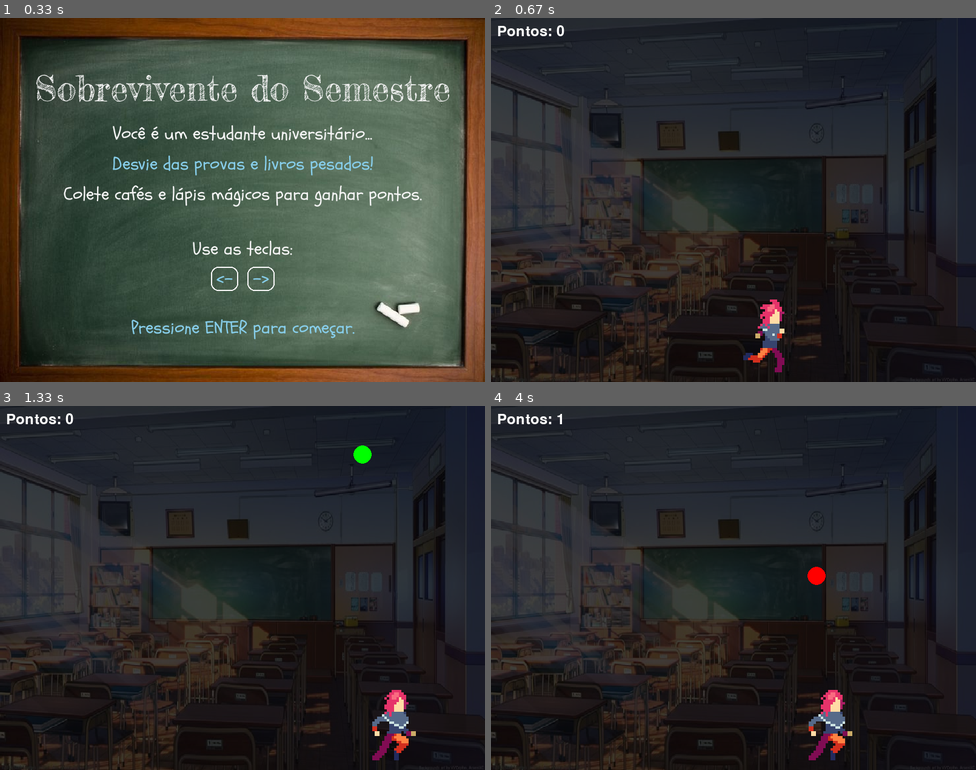
Above: before the commit, frames 1-4 (two rows, left to right).
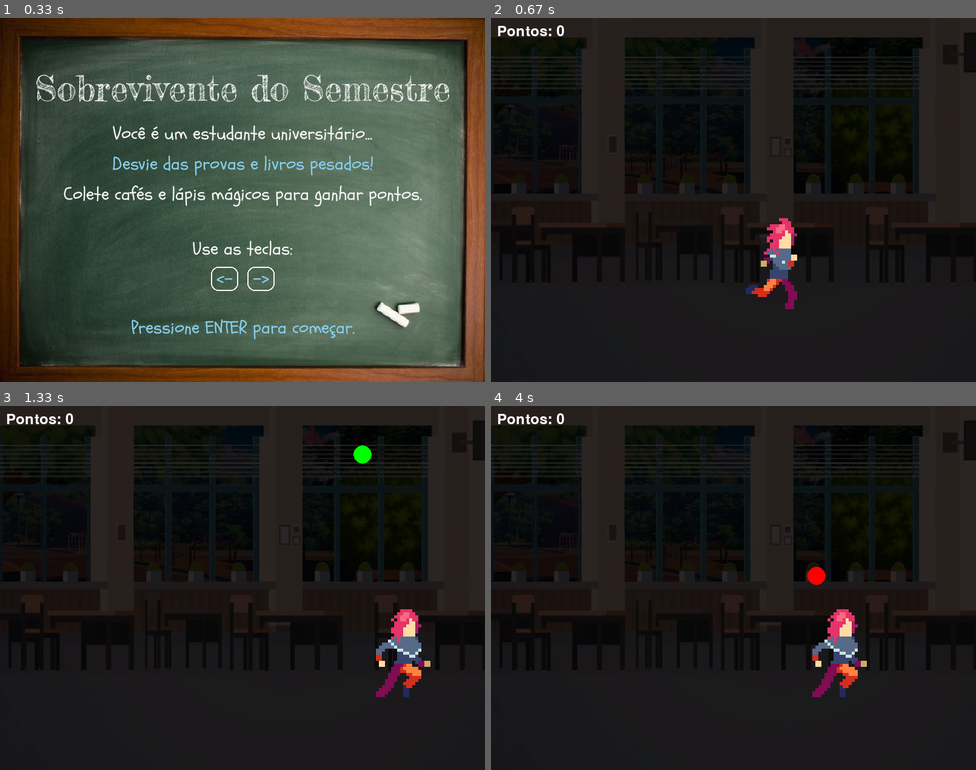
Above: after the commit, the same moments.

Repository: biaTrivillin/sobrevivente-do-semestre
Game: pygame game, started from main.py
The game is run twice, just before and just after one commit, with the same random seed, the same clock (stepped at 60 frames per second) and the same inputs.
Inputs:
- Up to frame 1 (0.33 s): no input
- Up to frame 2 (0.67 s): tap Enter at 0.33 s
- Up to frame 3 (1.33 s): hold Right 0.67-1.13 s; hold Right from 1.17 s (still down)
- Up to frame 4 (4 s): release Right at 1.63 s; hold Left 1.67-2.2 s; hold Left 2.23-2.63 s; hold Right 2.67-3.3 s; hold Left 3.33-3.8 s; hold Right from 3.83 s (still down)

Frame 1 is identical in both runs. In frame 2, 40% of the frame differs, in the area x 0-100%, y 0-100%; in frame 3, 40%; in frame 4, 40%.

Commit message:
alterando fundo do jogo

Diff:
--- a/tela_jogo.py
+++ b/tela_jogo.py
@@ -45,7 +45,7 @@
     animacao_list_esquerda = []
     animacao_steps = 6
     for x in range(animacao_steps):
-        img = jogador.get_image(x, 24, 48, 4, BLACK_BG)
+        img = jogador.get_image(x, 24, 48, 5, BLACK_BG)
         animacao_list_direita.append(img)
 
         img_flip = pygame.transform.flip(img, True, False)
@@ -61,7 +61,7 @@
     olhando_esquerda = False
 
     x_pos = 400
-    y_pos = 400
+    y_pos = 250
     velocidade = 5
 
     largura_sprite = animacao_list_direita[0].get_width()
Binary file changed: assets/fundo_jogo.jpg
Binary file added: assets/fundo_jogo1.jpg
